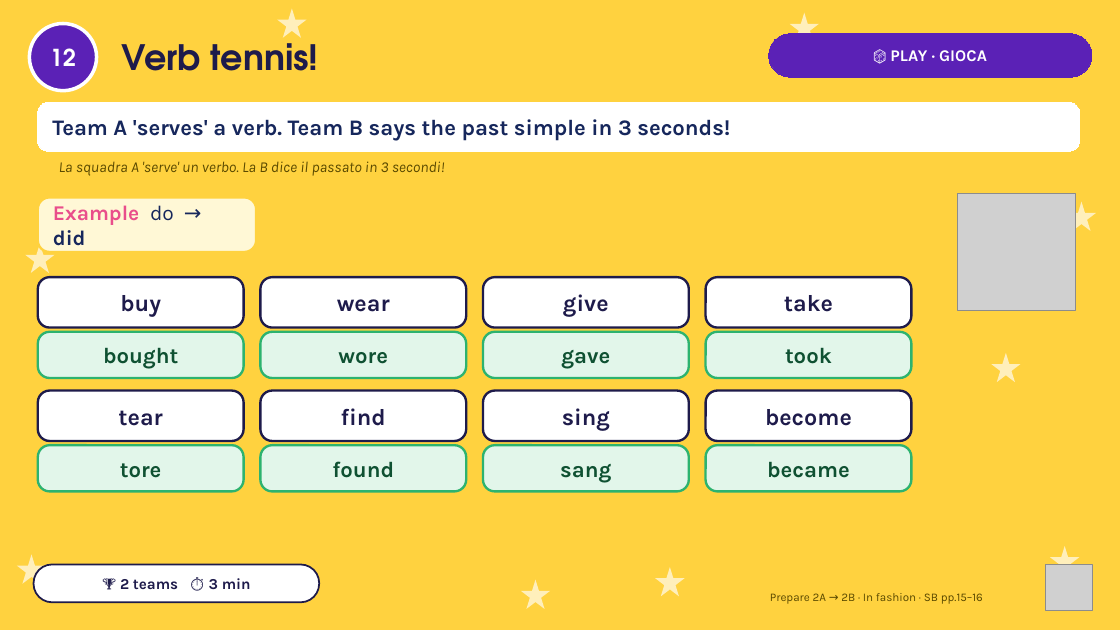
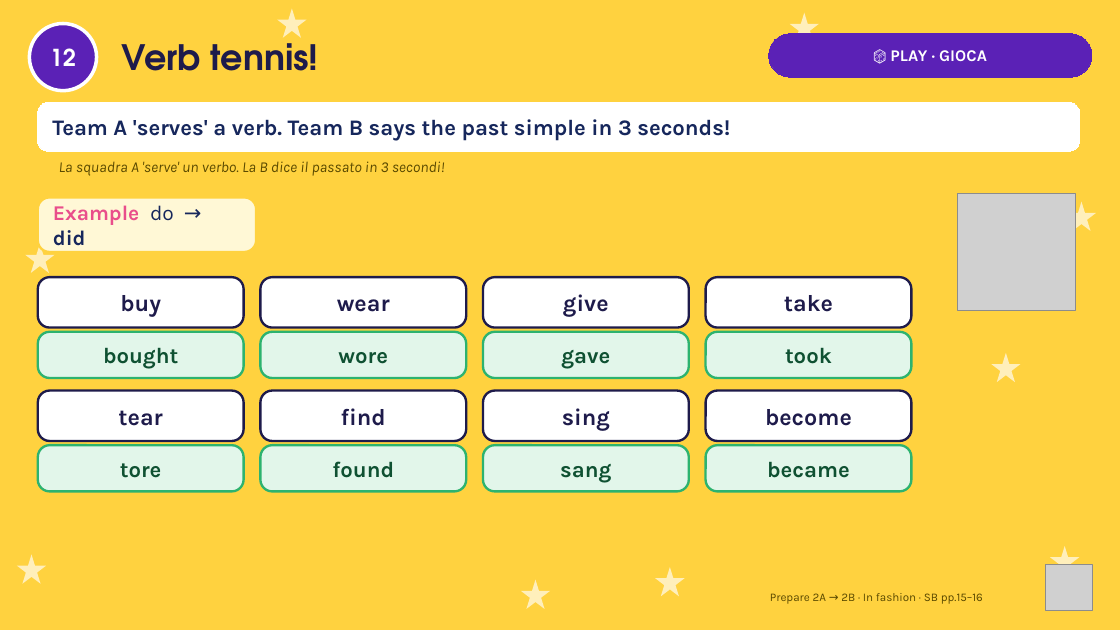
Before and after one commit to londonlanguageschool/Bagheria-, a slide deck: slide 12 of materials/PREP/PREP_2A-2B_In_fashion_then_and_now.pptx. Drawn at 1120x630 pixels with LibreOffice and Linux fonts; fonts in the diff are those of the drawing; grey boxes stand for pictures. Boxes give left, top, right and bottom in pixels: in the first picture for what was removed or moved away, otherwise in the second. Text is boxed around its words. In the diff, an @@ line names an element or a change of style, - is before the commit and + after.

```diff
--- a/materials/PREP/PREP_2A-2B_In_fashion_then_and_now.pptx
+++ b/materials/PREP/PREP_2A-2B_In_fashion_then_and_now.pptx
@@ rounded rectangle removed at [34,565,319,602] @@
-🏆 2 teams ⏱ 3 min
```
Also in this commit, not shown: 12 other slides changed.
